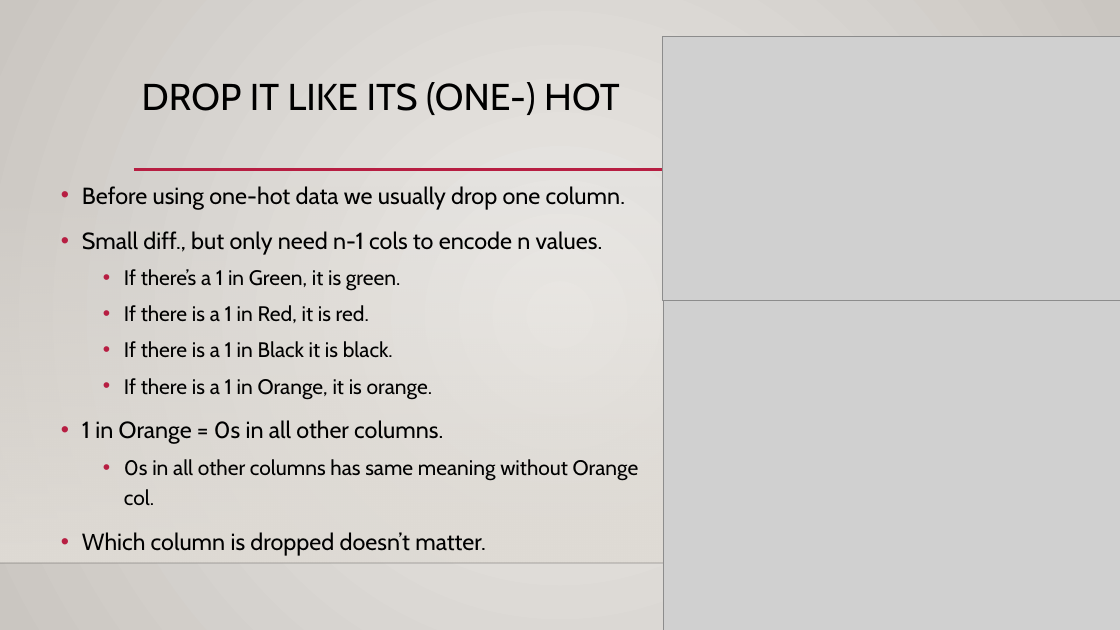
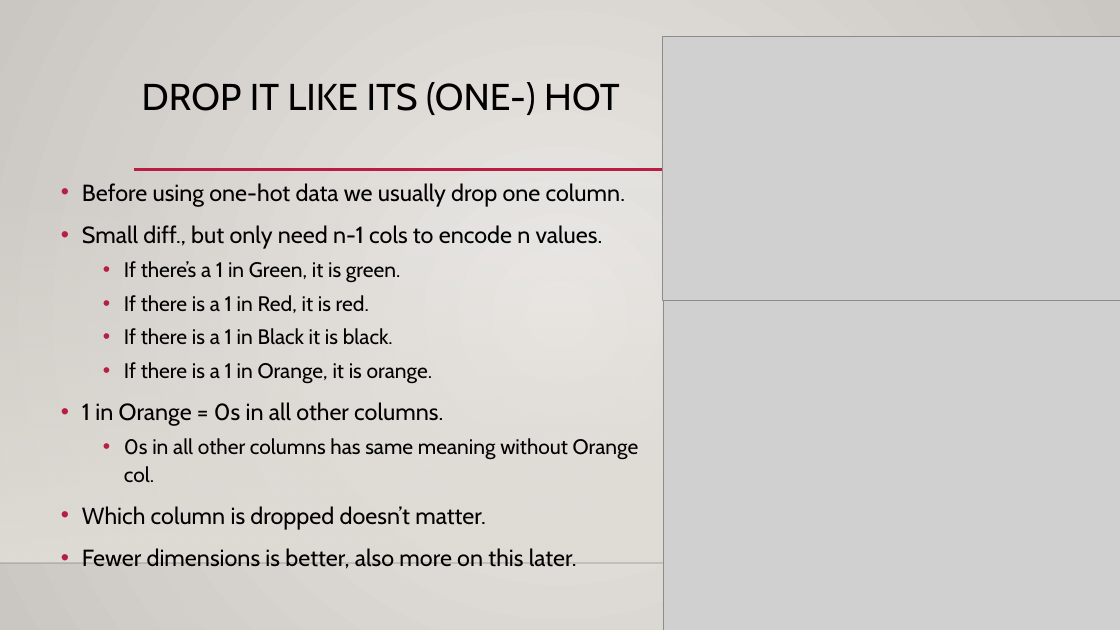
Before and after one commit to AkeemSemperDataScience/Basic_Stats_in_Python_Student_Repository, a slide deck: slide 30 of reference_material/slides/022_encoding.pptx (slide 24 before the commit). Drawn at 1120x630 pixels with LibreOffice and Linux fonts; fonts in the diff are those of the drawing; grey boxes stand for pictures; background and template pictures are left out. Boxes give left, top, right and bottom in pixels: in the first picture for what was removed or moved away, otherwise in the second. Text is boxed around its words. In the diff, an @@ line names an element or a change of style, - is before the commit and + after.

```diff
--- a/reference_material/slides/022_encoding.pptx
+++ b/reference_material/slides/022_encoding.pptx
@@ text at [82,183,639,530]: line spacing 1.2 to 1.1 @@
@@ text at [82,548,577,569]: paragraph added @@
+• Fewer dimensions is better, also more on this later.
```
Also in this commit, not shown: 5 other slides changed, 11 slides added, 7 other files.
